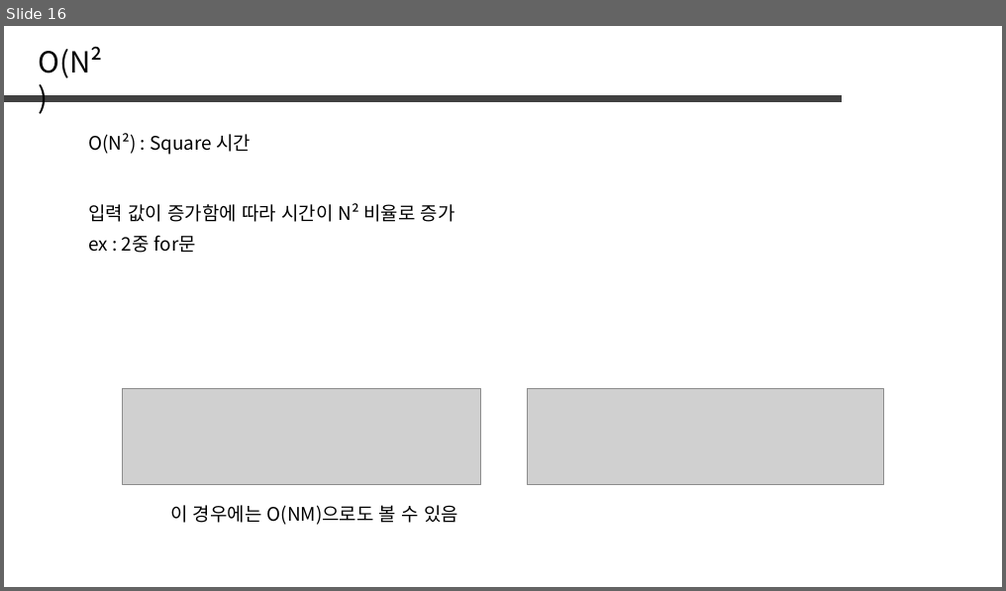
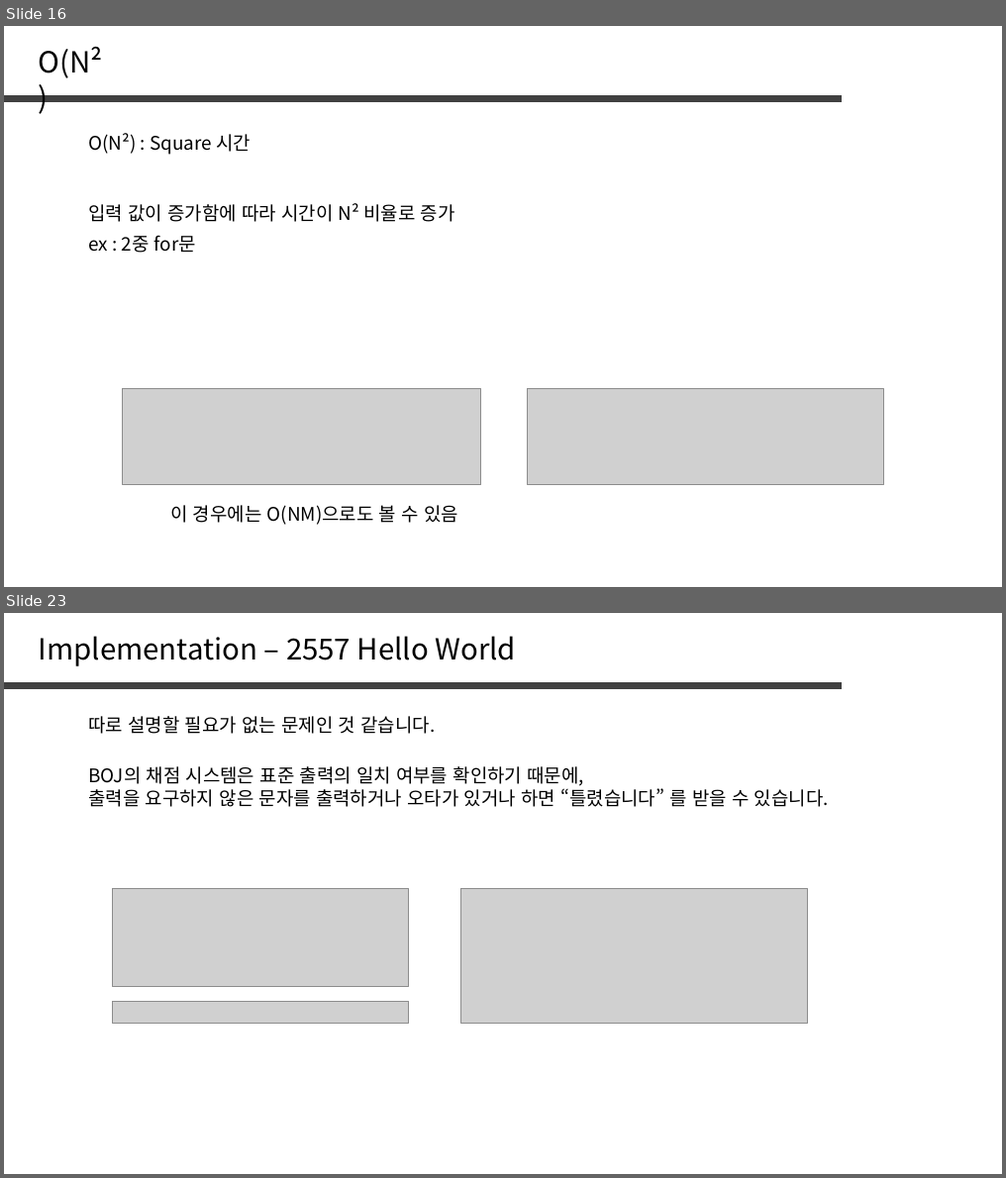
Before and after one commit to jaehoo1/PS-study, a slide deck: study/1_OT.pptx. Shown one above the other, each under a label of ours: slide 16 before the commit, slides 16 and 23 after it; the slides between them are not shown. The pictures are 1006x591 and 1006x1178 pixels, drawn with LibreOffice and Linux fonts; fonts in the diff are those of the drawing; grey boxes stand for pictures. Boxes give left, top, right and bottom in pixels: in the first picture for what was removed or moved away, otherwise in the second. Text is boxed around its words. In the diff, an @@ line names an element or a change of style, - is before the commit and + after.

```diff
--- a/study/1_OT.pptx
+++ b/study/1_OT.pptx
@@ slide 23 added at (4,613,1002,1174), background #FFFFFF @@
@@ text added at (39,636,516,666), 28 pt, text #000000 @@
+Implementation – 2557 Hello World
@@ line added from (4, 685) to (843, 685), #404040 6 pt @@
@@ text added at (88,716,436,734), 18 pt, text #000000 @@
+따로 설명할 필요가 없는 문제인 것 같습니다.
@@ text added at (88,766,829,807), 18 pt, text #000000 @@
+BOJ의 채점 시스템은 표준 출력의 일치 여부를 확인하기 때문에,
+출력을 요구하지 않은 문자를 출력하거나 오타가 있거나 하면 “틀렸습니다” 를 받을 수 있습니다.
@@ picture added at (112,889,408,987) @@
@@ picture added at (461,889,808,1024) @@
@@ picture added at (112,1001,408,1024) @@
```
Also in this commit, not shown: 1 slide changed, 7 other slides added.
